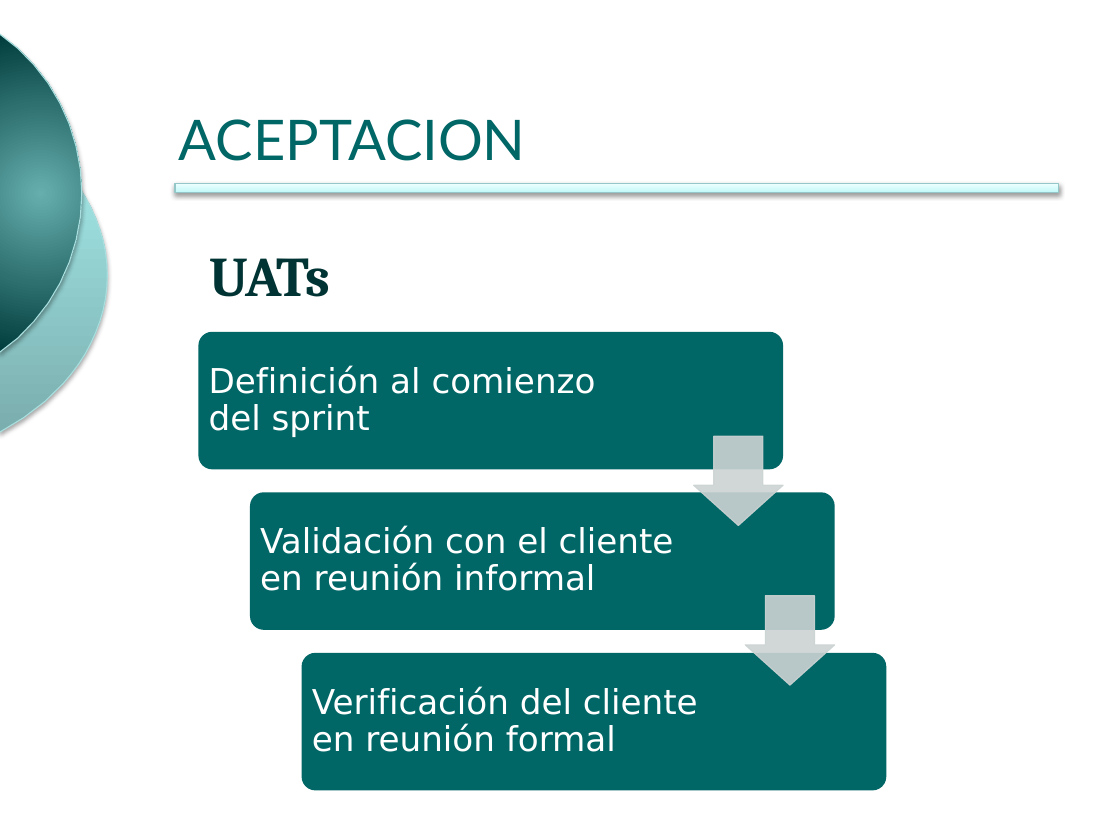
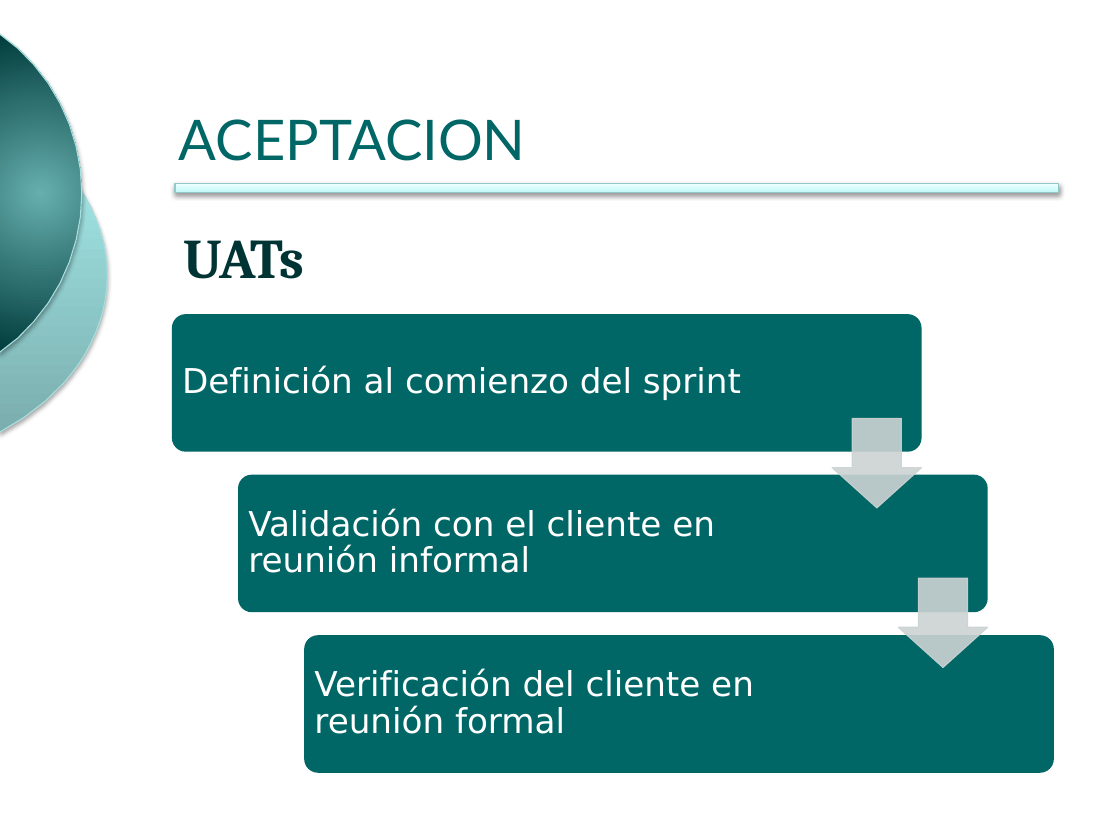
Before and after one commit to ingevy/taller-desarrollo-proyectos-ii-2do-2010, a slide deck: slide 4 of presentations/presentacionFinal.pptx. Drawn at 1120x840 pixels with LibreOffice and Linux fonts; fonts in the diff are those of the drawing; background and template pictures are left out. Boxes give left, top, right and bottom in pixels: in the first picture for what was removed or moved away, otherwise in the second. Text is boxed around its words. In the diff, an @@ line names an element or a change of style, - is before the commit and + after.

```diff
--- a/presentations/presentacionFinal.pptx
+++ b/presentations/presentacionFinal.pptx
@@ text "UATs": place and size @@
-text "UATs" at [210, 258, 331, 297]
+text "UATs" at [183, 240, 304, 279]
@@ text "Definición al comienzo del sprint" rewrapped from [209, 365, 596, 437] to [182, 366, 741, 400] @@
@@ rounded rectangle: place and size @@
-rounded rectangle at [198, 332, 783, 469]
+rounded rectangle at [172, 315, 922, 452]
@@ down arrow: place and size @@
-down arrow at [693, 436, 783, 525]
+down arrow at [832, 419, 922, 508]
@@ text "Validación con el cliente en ..." rewrapped from [260, 526, 674, 591] to [248, 508, 715, 573] @@
@@ rounded rectangle: place and size @@
-rounded rectangle at [250, 493, 834, 631]
+rounded rectangle at [239, 475, 988, 613]
@@ down arrow: place and size @@
-down arrow at [745, 596, 834, 685]
+down arrow at [898, 578, 988, 668]
@@ text "Verificación del cliente en reunión ..." rewrapped from [312, 686, 698, 752] to [314, 669, 754, 734] @@
@@ rounded rectangle: place and size @@
-rounded rectangle at [301, 653, 886, 791]
+rounded rectangle at [305, 635, 1054, 773]
```
Also in this commit, not shown: 9 other slides changed.
